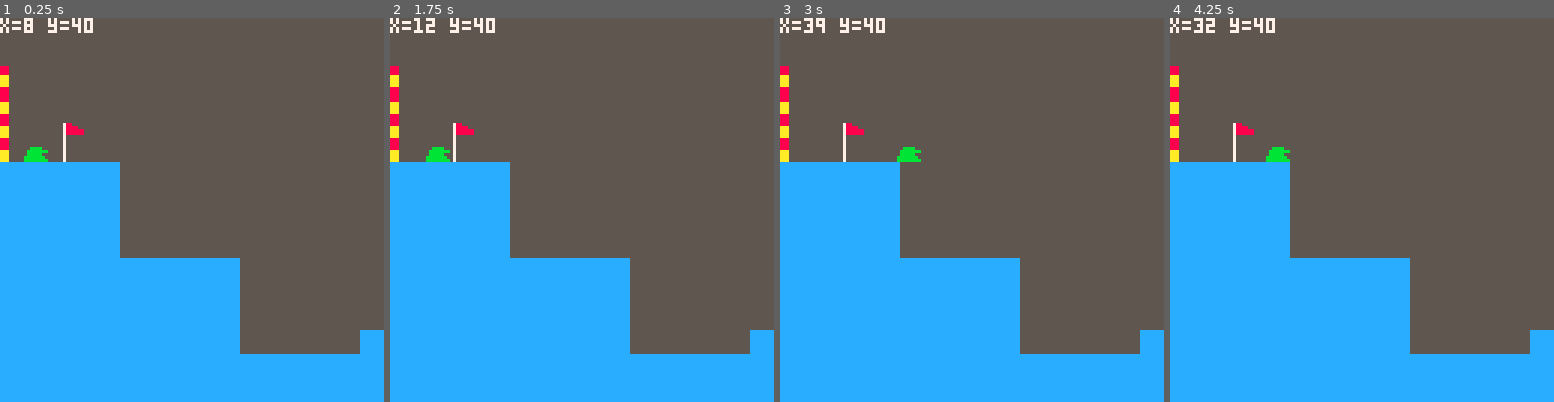
Above: before the commit, frames 1-4 (left to right).
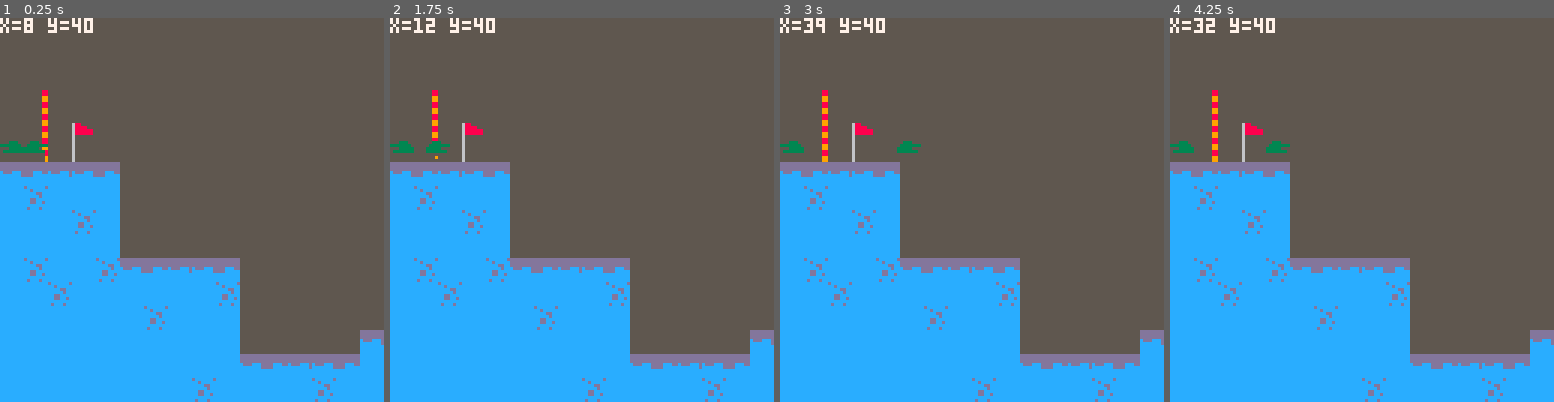
Above: after the commit, the same moments.

Repository: Finn4239/ShellShockLite
Game: PICO-8 cartridge game.p8
Same seed, same stepped clock (60 frames per second), same inputs: the game is played once before the commit and once after it.
Inputs:
- Up to frame 1 (0.25 s): no input
- Up to frame 2 (1.75 s): hold Right from 1.6 s (still down)
- Up to frame 3 (3 s): release Right at 2.1 s; hold Right from 2.47 s (still down)
- Up to frame 4 (4.25 s): release Right at 3.03 s; hold Left 3.08-3.58 s; hold Right from 4.02 s (still down)

The runs differ from the first frame. In frame 1, 5.1% of the frame differs, in the area x 0-100%, y 12-100%; in frame 2, 5.1%; in frame 3, 5.2%; in frame 4, 5.2%.

Commit message:
reworked Map and Models

Diff:
--- a/game.p8
+++ b/game.p8
@@ -134,38 +134,38 @@
 
 
 __gff__
-8002010104040111100800000000000000000101040401111008000000000000000000000000010108080000000000000000000000000101080800000000000000000000000000000000000000000000000000000000000000000000000000000000000000000000000000000000000000000000000000000000000000000000
+0202010104040111100800000000000000000101040401111008000000000000000001010000010108080000000000000000010100000101080800000000000000000000000000000000000000000000000000000000000000000000000000000000000000000000000000000000000000000000000000000000000000000000
 0000000000000000000000000000000000000000000000000000000000000000000000000000000000000000000000000000000000000000000000000000000000000000000000000000000000000000000000000000000000000000000000000000000000000000000000000000000000000000000000000000000000000000
 __map__
 0000000000000000000000000000000000000000000000000000000000000000000000000000000000000000000000000000000000000000000000000000000000000000000000000000000000000000000000000000000000000000000000000000000000000000000000000000000000000000000000000000000000000000
 0000000000000000000000000000000000000000000000000000000000000000000000000000000000000000000000000000000000000000000000000000000000000000000000000000000000000000000000000000000000000000000000000000000000000000000000000000000000000000000000000000000000000000
-0607000000000000000000000000000000000000000000000000000a0b0c0d00000000000000000000000000000000000000000000000000000000000000000000000000000000000000000000000000000000000000000000000000000000000000000000000000000000000000000000000000000000000000000000000000
-1617000000000000000000000000000000000000000000000000001a1b1c1d00000000000000000000000000000000000000000000000000000000000000000000000000000000000000000000000000000000000000000000000000000000000000000000000000000000000000000000000000000000000000000000000000
-1617040500000000000000000000000000000000000000000000002a04052d00000000000000000000000000000000000000000000000000000000000000000000000000000000000000000000000000000000000000000000000000000000000000000000000000000000000000000000000000000000000000000000000000
-1607141500000000000000000000000000000000000000000000003a14153d00000000000000000000000000000000000000000000000000000000000000000000000000000000000000000000000000000000000000000000000000000000000000000000000000000000000000000000000000000000000000000000000000
-0202020202000000000000000000000000000000000000000000020202020200000000000000000000000000000000000000000000000000000000000000000000000000000000000000000000000000000000000000000000000000000000000000000000000000000000000000000000000000000000000000000000000000
-0202020202000000000000000000000000000000000000000000020202020200000000000000000000000000000000000000000000000000000000000000000000000000000000000000000000000000000000000000000000000000000000000000000000000000000000000000000000000000000000000000000000000000
-0202020202000000000000000000000000000000000000000000020202020200000000000000000000000000000000000000000000000000000000000000000000000000000000000000000000000000000000000000000000000000000000000000000000000000000000000000000000000000000000000000000000000000
-0202020202000000000000000000000000000000000000000000020202020200000000000000000000000000000000000000000000000000000000000000000000000000000000000000000000000000000000000000000000000000000000000000000000000000000000000000000000000000000000000000000000000000
-0202020202020202020200000000000000000000000002020202020202020200000000000000000000000000000000000000000000000000000000000000000000000000000000000000000000000000000000000000000000000000000000000000000000000000000000000000000000000000000000000000000000000000
-0202020202020202020200000000000000000002020202020202020202020200000000000000000000000000000000000000000000000000000000000000000000000000000000000000000000000000000000000000000000000000000000000000000000000000000000000000000000000000000000000000000000000000
-0202020202020202020200000000000000020202020202020202020202020200000000000000000000000000000000000000000000000000000000000000000000000000000000000000000000000000000000000000000000000000000000000000000000000000000000000000000000000000000000000000000000000000
-0202020202020202020200000000000202020202020202020202020202020200000000000000000000000000000000000000000000000000000000000000000000000000000000000000000000000000000000000000000000000000000000000000000000000000000000000000000000000000000000000000000000000000
-0202020202020202020202020202020202020202020202020202020202020200000000000000000000000000000000000000000000000000000000000000000000000000000000000000000000000000000000000000000000000000000000000000000000000000000000000000000000000000000000000000000000000000
-0202020202020202020202020202020202020202020202020202020202020200000000000000000000000000000000000000000000000000000000000000000000000000000000000000000000000000000000000000000000000000000000000000000000000000000000000000000000000000000000000000000000000000
-0202020202020202020202020202020202020202020202020202020202020200000000000000000000000000000000000000000000000000000000000000000000000000000000000000000000000000000000000000000000000000000000000000000000000000000000000000000000000000000000000000000000000000
-0202020202020202020202020202020202020202020202020202020202020200000000000000000000000000000000000000000000000000000000000000000000000000000000000000000000000000000000000000000000000000000000000000000000000000000000000000000000000000000000000000000000000000
-0202020202020202020202020202020202020202020202020202020202020200000000000000000000000000000000000000000000000000000000000000000000000000000000000000000000000000000000000000000000000000000000000000000000000000000000000000000000000000000000000000000000000000
-0202020202020202020202020202020202020202020202020202020202020200000000000000000000000000000000000000000000000000000000000000000000000000000000000000000000000000000000000000000000000000000000000000000000000000000000000000000000000000000000000000000000000000
-0202020202020202020202020202020202020202020202020202020202020200000000000000000000000000000000000000000000000000000000000000000000000000000000000000000000000000000000000000000000000000000000000000000000000000000000000000000000000000000000000000000000000000
-0202020202020202020202020202020202020202020202020202020202020200000000000000000000000000000000000000000000000000000000000000000000000000000000000000000000000000000000000000000000000000000000000000000000000000000000000000000000000000000000000000000000000000
-0202020202020202020202020202020202020202020202020202020202020200000000000000000000000000000000000000000000000000000000000000000000000000000000000000000000000000000000000000000000000000000000000000000000000000000000000000000000000000000000000000000000000000
-0202020202020202020202020202020202020202020202020202020202020200000000000000000000000000000000000000000000000000000000000000000000000000000000000000000000000000000000000000000000000000000000000000000000000000000000000000000000000000000000000000000000000000
-0202020202020202020202020202020202020202020202020202020202020200000000000000000000000000000000000000000000000000000000000000000000000000000000000000000000000000000000000000000000000000000000000000000000000000000000000000000000000000000000000000000000000000
-0202020202020202020202020202020202020202020202020202020202020200000000000000000000000000000000000000000000000000000000000000000000000000000000000000000000000000000000000000000000000000000000000000000000000000000000000000000000000000000000000000000000000000
-0202020202020202020202020202020202020202020202020202020202020200000000000000000000000000000000000000000000000000000000000000000000000000000000000000000000000000000000000000000000000000000000000000000000000000000000000000000000000000000000000000000000000000
-0202020202020202020202020202020202020202020202020202020202020200000000000000000000000000000000000000000000000000000000000000000000000000000000000000000000000000000000000000000000000000000000000000000000000000000000000000000000000000000000000000000000000000
-0202020202020202020202020202020202020202020202020202020202020200000000000000000000000000000000000000000000000000000000000000000000000000000000000000000000000000000000000000000000000000000000000000000000000000000000000000000000000000000000000000000000000000
-0202020202020202020202020202020202020202020202020202020202020200000000000000000000000000000000000000000000000000000000000000000000000000000000000000000000000000000000000000000000000000000000000000000000000000000000000000000000000000000000000000000000000000
-0202020202020202020202020202020202020202020202020202020202020200000000000000000000000000000000000000000000000000000000000000000000000000000000000000000000000000000000000000000000000000000000000000000000000000000000000000000000000000000000000000000000000000
-0202020202020202020202020202020202020202020202020202020202020200000000000000000000000000000000000000000000000000000000000000000000000000000000000000000000000000000000000000000000000000000000000000000000000000000000000000000000000000000000000000000000000000
+0000000000000000000000000000000000000000000000000000000000000000000000000000000000000000000000000000000000000000000000000000000000000000000000000000000000000000000000000000000000000000000000000000000000000000000000000000000000000000000000000000000000000000
+0006000000000000000000000000000000000000000000000000000000000000000000000000000000000000000000000000000000000000000000000000000000000000000000000000000000000000000000000000000000000000000000000000000000000000000000000000000000000000000000000000000000000000
+0006000400000000000000000000000000000000000000000000000000000000000000000000000000000000000000000000000000000000000000000000000000000000000000000000000000000000000000000000000000000000000000000000000000000000000000000000000000000000000000000000000000000000
+0006001400000000000000000000000000000000000000000000000000000000000000000000000000000000000000000000000000000000000000000000000000000000000000000000000000000000000000000000000000000000000000000000000000000000000000000000000000000000000000000000000000000000
+2223222223000000000000000000000000000000000000000000000000000000000000000000000000000000000000000000000000000000000000000000000000000000000000000000000000000000000000000000000000000000000000000000000000000000000000000000000000000000000000000000000000000000
+3212323233000000000000000000000000000000000000000000000000000000000000000000000000000000000000000000000000000000000000000000000000000000000000000000000000000000000000000000000000000000000000000000000000000000000000000000000000000000000000000000000000000000
+0202021202000000000000000000000000000000000000000000000000000000000000000000000000000000000000000000000000000000000000000000000000000000000000000000000000000000000000000000000000000000000000000000000000000000000000000000000000000000000000000000000000000000
+0202020202000000000000000000000000000000000000000000222322222322230000000000000000000000000000000000000000000000000000000000000000000000000000000000000000000000000000000000000000000000000000000000000000000000000000000000000000000000000000000000000000000000
+0212020212222322222300000000000000000000000022232223321232323302032223000000000000000000000000000000000000000000000000000000000000000000000000000000000000000000000000000000000000000000000000000000000000000000000000000000000000000000000000000000000000000000
+0202120202323332321200000000000000000022222332331233020212020212133233222300000000000000000000000000000000000000000000000000000000000000000000000000000000000000000000000000000000000000000000000000000000000000000000000000000000000000000000000000000000000000
+0202020202021202020200000000000000222332123302020202020202020202030203020300000000000000000000000000000000000000000000000000000000000000000000000000000000000000000000000000000000000000000000000000000000000000000000000000000000000000000000000000000000000000
+0202020202020202020200000000002223323312020202020202020202020212131213121300000000000000000000000000000000000000000000000000000000000000000000000000000000000000000000000000000000000000000000000000000000000000000000000000000000000000000000000000000000000000
+0202020202020202020222232222233233020202020202020202020202020202030203020300000000000000000000000000000000000000000000000000000000000000000000000000000000000000000000000000000000000000000000000000000000000000000000000000000000000000000000000000000000000000
+0202020202020202120232333212333302020202020202020202020202020212131213121300000000000000000000000000000000000000000000000000000000000000000000000000000000000000000000000000000000000000000000000000000000000000000000000000000000000000000000000000000000000000
+0202020202020202020202020202020202020202020202020202020202020202030203020300000000000000000000000000000000000000000000000000000000000000000000000000000000000000000000000000000000000000000000000000000000000000000000000000000000000000000000000000000000000000
+0202020202020202020202021202020202020202020202020202020202020212131213121300000000000000000000000000000000000000000000000000000000000000000000000000000000000000000000000000000000000000000000000000000000000000000000000000000000000000000000000000000000000000
+0202020202020202020202020202020202020202020202020202020202020202030203020300000000000000000000000000000000000000000000000000000000000000000000000000000000000000000000000000000000000000000000000000000000000000000000000000000000000000000000000000000000000000
+0202020202020202020202020202020202020202020202020202020202020212131213121300000000000000000000000000000000000000000000000000000000000000000000000000000000000000000000000000000000000000000000000000000000000000000000000000000000000000000000000000000000000000
+0202020202020202020202020202020202020202020202020202020202020202030203020300000000000000000000000000000000000000000000000000000000000000000000000000000000000000000000000000000000000000000000000000000000000000000000000000000000000000000000000000000000000000
+0202020202020202020202020202020202020202020202020202020202020212131213121300000000000000000000000000000000000000000000000000000000000000000000000000000000000000000000000000000000000000000000000000000000000000000000000000000000000000000000000000000000000000
+0202020202020202020202020202020202020202020202020202020202020202030203020300000000000000000000000000000000000000000000000000000000000000000000000000000000000000000000000000000000000000000000000000000000000000000000000000000000000000000000000000000000000000
+0202020202020202020202020202020202020202020202020202020202020212131213121300000000000000000000000000000000000000000000000000000000000000000000000000000000000000000000000000000000000000000000000000000000000000000000000000000000000000000000000000000000000000
+0202020202020202020202020202020202020202020202020202020202020202030203020300000000000000000000000000000000000000000000000000000000000000000000000000000000000000000000000000000000000000000000000000000000000000000000000000000000000000000000000000000000000000
+0202020202020202020202020202020202020202020202020202020202020212131213121300000000000000000000000000000000000000000000000000000000000000000000000000000000000000000000000000000000000000000000000000000000000000000000000000000000000000000000000000000000000000
+0202020202020202020202020202020202020202020202020202020202020202030203020300000000000000000000000000000000000000000000000000000000000000000000000000000000000000000000000000000000000000000000000000000000000000000000000000000000000000000000000000000000000000
+0202020202020202020202020202020202020202020202020202020202020212131213121300000000000000000000000000000000000000000000000000000000000000000000000000000000000000000000000000000000000000000000000000000000000000000000000000000000000000000000000000000000000000
+0202020202020202020202020202020202020202020202020202020202020202030203020300000000000000000000000000000000000000000000000000000000000000000000000000000000000000000000000000000000000000000000000000000000000000000000000000000000000000000000000000000000000000
+0202020202020202020202020202020202020202020202020202020202020212131213121300000000000000000000000000000000000000000000000000000000000000000000000000000000000000000000000000000000000000000000000000000000000000000000000000000000000000000000000000000000000000
+0202020202020202020202020202020202020202020202020202020202020202030203020300000000000000000000000000000000000000000000000000000000000000000000000000000000000000000000000000000000000000000000000000000000000000000000000000000000000000000000000000000000000000
+0202020202020202020202020202020202020202020202020202020202020212131213121300000000000000000000000000000000000000000000000000000000000000000000000000000000000000000000000000000000000000000000000000000000000000000000000000000000000000000000000000000000000000
Not shown, changed: 34 lines of the sprite sheet (__gfx__) section of game.p8
